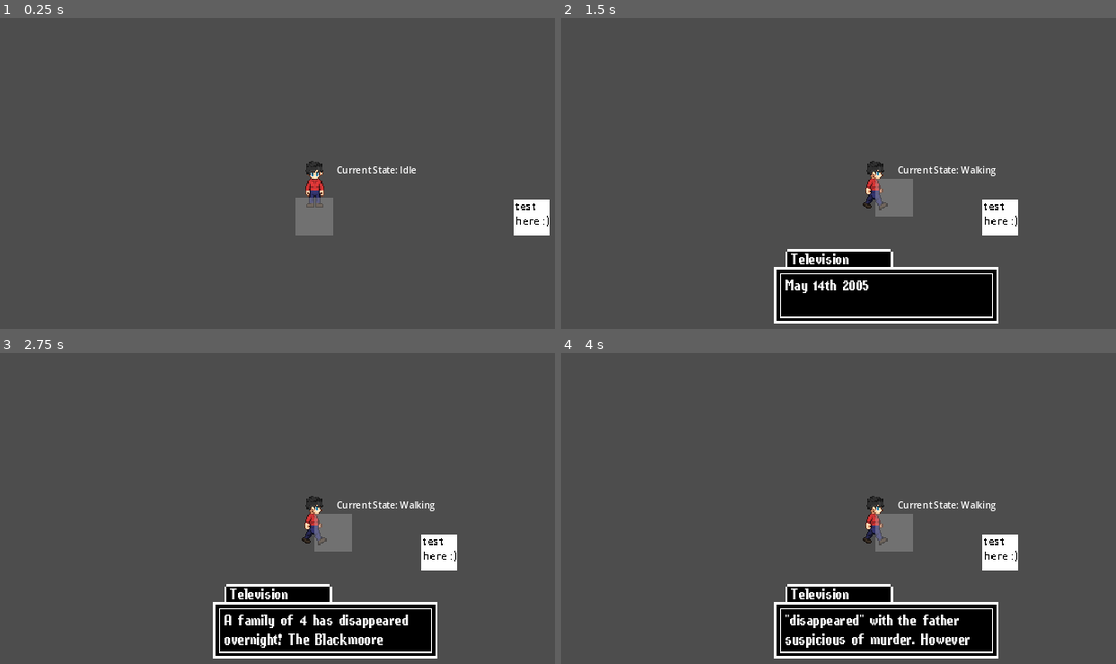
Above: before the commit, frames 1-4 (two rows, left to right).
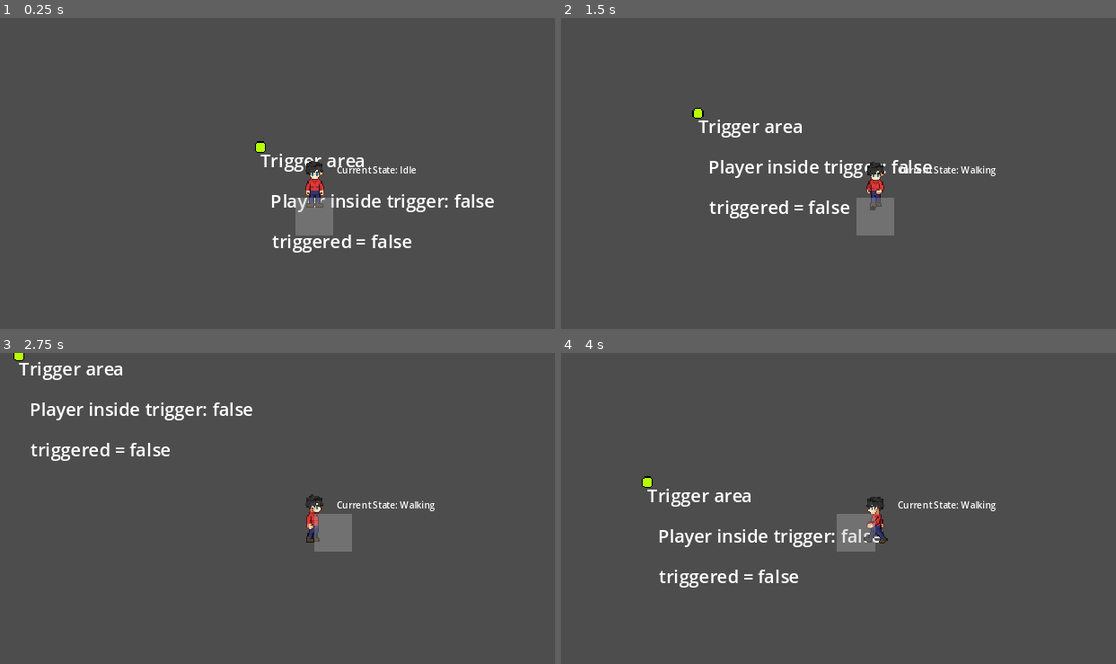
Above: after the commit, the same moments.

Repository: aeroldd/from-the-dead-game-jam
Game: Godot game, scene res://scenes/world.tscn
The game is run twice, just before and just after one commit, with the same random seed, the same clock (stepped at 60 frames per second) and the same inputs.
Inputs (mouse positions are in pixels of both pictures, inside the frame that each line leads up to):
- Up to frame 1 (0.25 s): no input
- Up to frame 2 (1.5 s): tap Enter at 0.5 s; move the mouse to (1032, 179) at 0.52 s; hold D (right) 0.53-1.28 s; hold Space (interact) 0.53-1.28 s; click (1032, 179) at 0.67 s; move the mouse to (733, 217) at 1.27 s; hold S (down) from 1.28 s (still down); tap Space (interact) at 1.35 s
- Up to frame 3 (2.75 s): move the mouse to (388, 452) at 2.02 s; release S (down) at 2.03 s; hold D (right) from 2.03 s (still down); hold Space (interact) from 2.03 s (still down)
- Up to frame 4 (4 s): move the mouse to (838, 604) at 2.77 s; release D (right) at 2.78 s; release Space (interact) at 2.78 s; hold W (up) 2.78-3.53 s; tap Space (interact) at 2.85 s; click (838, 604) at 2.92 s; move the mouse to (1088, 586) at 3.52 s; hold A (left) from 3.53 s (still down); hold Space (interact) from 3.53 s (still down)

The runs differ from the first frame. In frame 1, 2.3% of the frame differs, in the area x 45-100%, y 39-76%; in frame 2, 12%; in frame 3, 11%; in frame 4, 12%, in the area x 14-83%, y 39-99%.

Commit message:
Aerold's 16th of May progress
Added
InteractableObjectResource which makes it easier to make interactable objects
Fixed bugs with the dialogue box and interacting
Expanded the dialogue system - added flags and conditional dialogue
Added some dialogue
Started the battle menu - to work on tomorrow
Thank you!!!

Diff:
--- /dev/null
+++ b/dialogue/ball/ball_1.tres
@@ -0,0 +1,21 @@
+[gd_resource type="Resource" script_class="Dialogue" load_steps=6 format=3 uid="uid://dagkap087iqbb"]
+
+[ext_resource type="Script" path="res://scripts/ConditionalDialogue.gd" id="1_bk5ph"]
+[ext_resource type="Script" path="res://scripts/Option.gd" id="1_pdpke"]
+[ext_resource type="Resource" uid="uid://c8rhwfabkqffm" path="res://dialogue/ball/ball_2.tres" id="2_0k4s7"]
+[ext_resource type="Script" path="res://scripts/Dialogue.gd" id="2_o3fx0"]
+
+[sub_resource type="Resource" id="Resource_vubh1"]
+script = ExtResource("1_bk5ph")
+conditions = Array[String](["interact_with_ball"])
+dialogue = ExtResource("2_0k4s7")
+
+[resource]
+script = ExtResource("2_o3fx0")
+raw_text = "A small ball. Looks very old."
+dialogue_id = 1
+speaker = "Ball"
+wait_time = 1.0
+conditional_dialogue = Array[ExtResource("1_bk5ph")]([SubResource("Resource_vubh1")])
+set_flags = Array[String](["interact_with_ball"])
+options = Array[ExtResource("1_pdpke")]([])
--- /dev/null
+++ b/dialogue/ball/ball_2.tres
@@ -0,0 +1,15 @@
+[gd_resource type="Resource" script_class="Dialogue" load_steps=4 format=3 uid="uid://c8rhwfabkqffm"]
+
+[ext_resource type="Script" path="res://scripts/ConditionalDialogue.gd" id="1_nqru0"]
+[ext_resource type="Script" path="res://scripts/Option.gd" id="2_sjj8h"]
+[ext_resource type="Script" path="res://scripts/Dialogue.gd" id="3_ka3it"]
+
+[resource]
+script = ExtResource("3_ka3it")
+raw_text = "Hey... you interacted with me before..."
+dialogue_id = 0
+speaker = "Ball AGAIN!"
+wait_time = 1.0
+conditional_dialogue = Array[ExtResource("1_nqru0")]([])
+set_flags = Array[String]([])
+options = Array[ExtResource("2_sjj8h")]([])
--- a/dialogue/dialogue_test.tres
+++ b/dialogue/dialogue_test.tres
@@ -6,7 +6,9 @@
 [resource]
 script = ExtResource("1_0s8qa")
 raw_text = "Ohio judo samurai"
-dialogue_id = 0
+dialogue_id = 1
 speaker = "Test resource???"
 wait_time = 1.0
+conditions = Array[String]([])
+set_flags = Array[String]([])
 options = Array[ExtResource("1_q4lvq")]([])
--- a/dialogue/intro/police_man_3.tres
+++ b/dialogue/intro/police_man_3.tres
@@ -6,10 +6,14 @@
 [sub_resource type="Resource" id="Resource_u8t0h"]
 script = ExtResource("1_fbyy7")
 option_name = "Yes!"
+conditions = Array[String]([])
+set_flags = Array[String]([])
 
 [sub_resource type="Resource" id="Resource_th7cl"]
 script = ExtResource("1_fbyy7")
 option_name = "Freak no!"
+conditions = Array[String]([])
+set_flags = Array[String]([])
 
 [resource]
 script = ExtResource("2_6xwpq")
@@ -17,4 +21,6 @@
 dialogue_id = 3
 speaker = "Police man"
 wait_time = 1.0
+conditions = Array[String]([])
+set_flags = Array[String]([])
 options = Array[ExtResource("1_fbyy7")]([SubResource("Resource_u8t0h"), SubResource("Resource_th7cl")])
--- a/dialogue/intro/radio_2.tres
+++ b/dialogue/intro/radio_2.tres
@@ -7,3 +7,7 @@
 raw_text = "... BRRRR ...... BUZZZZ \\n Is this thing even on? \\n Aerold. Aerold... Aerold. Is this thing on? \\n The van must have arrived at the Blackmoore Manor. \\n Come on! Pick UP!"
 dialogue_id = 2
 speaker = "RADIO"
+wait_time = null
+conditions = Array[String](["talked_to_ball"])
+set_flags = Array[String](["talked_to_ball"])
+options = null
--- /dev/null
+++ b/interactable objects/ball.tres
@@ -0,0 +1,11 @@
+[gd_resource type="Resource" script_class="InteractableObjectResource" load_steps=4 format=3 uid="uid://b4nmtrn4gd7a1"]
+
+[ext_resource type="Script" path="res://scripts/InteractableObjectResource.gd" id="1_bfng3"]
+[ext_resource type="Resource" uid="uid://dagkap087iqbb" path="res://dialogue/ball/ball_1.tres" id="1_ea5xv"]
+[ext_resource type="Texture2D" uid="uid://doa33jftb87cv" path="res://textures/ball.png" id="3_pu2q1"]
+
+[resource]
+script = ExtResource("1_bfng3")
+dialogue = ExtResource("1_ea5xv")
+sprite = ExtResource("3_pu2q1")
+collision_box = Rect2(0, 0, 10, 10)
--- /dev/null
+++ b/interactable objects/dog_bed.tres
@@ -0,0 +1,7 @@
+[gd_resource type="Resource" script_class="InteractableObjectResource" load_steps=2 format=3 uid="uid://d0eaypxerrur5"]
+
+[ext_resource type="Script" path="res://scripts/InteractableObjectResource.gd" id="1_uc1vv"]
+
+[resource]
+script = ExtResource("1_uc1vv")
+collision_box = Rect2(0, 0, 0, 0)
--- a/project.godot
+++ b/project.godot
@@ -58,6 +58,7 @@
 interact={
 "deadzone": 0.5,
 "events": [Object(InputEventKey,"resource_local_to_scene":false,"resource_name":"","device":-1,"window_id":0,"alt_press …(191 unchanged characters)…
+, Object(InputEventKey,"resource_local_to_scene":false,"resource_name":"","device":-1,"window_id":0,"alt_pressed":false,"shift_pressed":false,"ctrl_pressed":false,"meta_pressed":false,"pressed":false,"keycode":0,"physical_keycode":69,"key_label":0,"unicode":101,"location":0,"echo":false,"script":null)
 ]
 }
 
--- /dev/null
+++ b/scenes/flag_debug.gd
@@ -0,0 +1,4 @@
+extends Label
+
+func _process(d):
+	text = str(GameState.flags)
--- /dev/null
+++ b/scenes/interactable_object.gd
@@ -0,0 +1,14 @@
+extends CharacterBody2D
+
+@onready var sprite = $Sprite2D
+@onready var collision = $CollisionShape2D
+@onready var dialogue_event = $InteractArea/TriggerArea/DialogueEvent
+
+@export var data: InteractableObjectResource
+
+func _ready() -> void:
+	sprite.texture = data.sprite
+	collision.shape = RectangleShape2D.new()
+	collision.shape.extents = data.collision_box.size/2
+
+	dialogue_event.dialogue = data.dialogue
--- /dev/null
+++ b/scenes/interactable_object.tscn
@@ -0,0 +1,29 @@
+[gd_scene load_steps=6 format=3 uid="uid://bjokg5crtxtyi"]
+
+[ext_resource type="PackedScene" uid="uid://hkqf6u8cpgaq" path="res://scenes/interact_area.tscn" id="1_bx5hg"]
+[ext_resource type="Script" path="res://scenes/interactable_object.gd" id="1_x4s1u"]
+[ext_resource type="Resource" uid="uid://b4nmtrn4gd7a1" path="res://interactable objects/ball.tres" id="2_n8i7r"]
+
+[sub_resource type="RectangleShape2D" id="RectangleShape2D_byb23"]
+size = Vector2(35, 35)
+
+[sub_resource type="CircleShape2D" id="CircleShape2D_tciqx"]
+radius = 6.08276
+
+[node name="InteractableObject" type="CharacterBody2D"]
+script = ExtResource("1_x4s1u")
+data = ExtResource("2_n8i7r")
+
+[node name="Sprite2D" type="Sprite2D" parent="."]
+
+[node name="InteractArea" parent="." instance=ExtResource("1_bx5hg")]
+
+[node name="CollisionShape2D" parent="InteractArea/TriggerArea" index="0"]
+shape = SubResource("RectangleShape2D_byb23")
+
+[node name="CollisionShape2D" type="CollisionShape2D" parent="."]
+shape = SubResource("CircleShape2D_tciqx")
+
+[editable path="InteractArea"]
+[editable path="InteractArea/TriggerArea"]
+[editable path="InteractArea/TriggerArea/DialogueEvent"]
--- a/scenes/player.gd
+++ b/scenes/player.gd
@@ -8,7 +8,7 @@
 
 # Node references
 @onready var animated_sprite = $AnimatedSprite2D
-@onready var interaction_area = $Area2D
+@onready var interaction_area = $Hitbox
 @onready var state_label = $StateLabel  # Reference the existing StateLabel node
 
 # State variables
--- a/scenes/player.tscn
+++ b/scenes/player.tscn
@@ -190,17 +190,17 @@
 [node name="AnimatedSprite2D" type="AnimatedSprite2D" parent="."]
 position = Vector2(0, -20)
 sprite_frames = SubResource("SpriteFrames_8eu04")
-animation = &"idle_down"
-
-[node name="Area2D" type="Area2D" parent="."]
+animation = &"walk_down"
+
+[node name="Hitbox" type="Area2D" parent="."]
 collision_layer = 2
-collision_mask = 2
-
-[node name="CollisionShape2D" type="CollisionShape2D" parent="Area2D"]
+collision_mask = 0
+
+[node name="CollisionShape2D" type="CollisionShape2D" parent="Hitbox"]
 position = Vector2(0, 17)
 shape = SubResource("RectangleShape2D_b1ct4")
 
-[node name="ColorRect" type="ColorRect" parent="Area2D"]
+[node name="ColorRect" type="ColorRect" parent="Hitbox"]
 offset_left = -17.0
 offset_right = 17.0
 offset_bottom = 34.0
--- a/scenes/trigger_area.tscn
+++ b/scenes/trigger_area.tscn
@@ -1,14 +1,35 @@
-[gd_scene load_steps=2 format=3 uid="uid://x56nhms7p4tf"]
+[gd_scene load_steps=3 format=3 uid="uid://x56nhms7p4tf"]
 
 [ext_resource type="Script" path="res://trigger_area.gd" id="1_aj0la"]
 
+[sub_resource type="RectangleShape2D" id="RectangleShape2D_n5xwq"]
+
 [node name="TriggerArea" type="Area2D"]
-process_mode = 3
 collision_layer = 0
 collision_mask = 2
 script = ExtResource("1_aj0la")
 
 [node name="CollisionShape2D" type="CollisionShape2D" parent="."]
+shape = SubResource("RectangleShape2D_n5xwq")
+
+[node name="Label" type="Label" parent="."]
+offset_right = 40.0
+offset_bottom = 23.0
+text = "Trigger area"
+
+[node name="StateLabel" type="Label" parent="."]
+offset_left = 9.0
+offset_top = 36.0
+offset_right = 49.0
+offset_bottom = 59.0
+text = "State:"
+
+[node name="Triggered" type="Label" parent="."]
+offset_left = 10.0
+offset_top = 72.0
+offset_right = 50.0
+offset_bottom = 95.0
+text = "Triggered: "
 
 [connection signal="body_entered" from="." to="." method="_on_body_entered"]
 [connection signal="body_exited" from="." to="." method="_on_body_exited"]
--- a/scenes/world.tscn
+++ b/scenes/world.tscn
@@ -1,17 +1,10 @@
-[gd_scene load_steps=11 format=3 uid="uid://y5dg83uyrs23"]
+[gd_scene load_steps=6 format=3 uid="uid://y5dg83uyrs23"]
 
 [ext_resource type="PackedScene" uid="uid://cysf0lorudaq4" path="res://scenes/player.tscn" id="1_2mlbj"]
-[ext_resource type="PackedScene" uid="uid://hkqf6u8cpgaq" path="res://scenes/interact_area.tscn" id="2_gl0lf"]
-[ext_resource type="Resource" uid="uid://s882lmy46xoo" path="res://dialogue/dialogue_test.tres" id="3_78at1"]
 [ext_resource type="PackedScene" uid="uid://ba8dedrg1j0w" path="res://ui/dialogue_box.tscn" id="3_u3agk"]
-[ext_resource type="Texture2D" uid="uid://bf6x0tloyr4gy" path="res://textures/test_interactable.png" id="3_wg475"]
-[ext_resource type="PackedScene" uid="uid://x56nhms7p4tf" path="res://scenes/trigger_area.tscn" id="5_2ikmh"]
-[ext_resource type="PackedScene" uid="uid://cdbsihr504632" path="res://scenes/dialogue_event.tscn" id="6_jaxxj"]
-[ext_resource type="Resource" uid="uid://cnxtikvp4sr50" path="res://dialogue/intro/newspaper_1.tres" id="8_4y7rf"]
-
-[sub_resource type="RectangleShape2D" id="RectangleShape2D_8dfxt"]
-
-[sub_resource type="RectangleShape2D" id="RectangleShape2D_fj84a"]
+[ext_resource type="PackedScene" uid="uid://bjokg5crtxtyi" path="res://scenes/interactable_object.tscn" id="9_7t50k"]
+[ext_resource type="Texture2D" uid="uid://doa33jftb87cv" path="res://textures/ball.png" id="10_m5ii3"]
+[ext_resource type="Resource" uid="uid://dagkap087iqbb" path="res://dialogue/ball/ball_1.tres" id="11_ssd2m"]
 
 [node name="world" type="Node2D"]
 
@@ -22,40 +15,20 @@
 
 [node name="Camera2D" type="Camera2D" parent="Player"]
 
-[node name="InteractArea2" parent="." instance=ExtResource("2_gl0lf")]
-position = Vector2(242, 63)
+[node name="InteractableObject" parent="." instance=ExtResource("9_7t50k")]
 
-[node name="CollisionShape2D" parent="InteractArea2/TriggerArea" index="0"]
-shape = SubResource("RectangleShape2D_8dfxt")
+[node name="Sprite2D" parent="InteractableObject" index="0"]
+texture = ExtResource("10_m5ii3")
 
-[node name="DialogueEvent" parent="InteractArea2/TriggerArea" index="1"]
-dialogue = ExtResource("3_78at1")
+[node name="DialogueEvent" parent="InteractableObject/InteractArea/TriggerArea" index="4"]
+dialogue = ExtResource("11_ssd2m")
 
-[node name="Sprite2D" type="Sprite2D" parent="InteractArea2"]
-texture = ExtResource("3_wg475")
+[node name="DialogueBox" parent="." instance=ExtResource("3_u3agk")]
+process_mode = 3
+metadata/_edit_use_anchors_ = true
 
-[node name="CanvasLayer" type="CanvasLayer" parent="."]
-process_mode = 3
-
-[node name="DialogueBox" parent="CanvasLayer" instance=ExtResource("3_u3agk")]
-process_mode = 3
-offset_left = 229.0
-offset_top = 206.0
-offset_right = 229.0
-offset_bottom = 206.0
-
-[node name="TriggerArea" parent="." node_paths=PackedStringArray("event") instance=ExtResource("5_2ikmh")]
-event = NodePath("DialogueEvent")
-
-[node name="CollisionShape2D" parent="TriggerArea" index="0"]
-position = Vector2(153, 57)
-shape = SubResource("RectangleShape2D_fj84a")
-
-[node name="DialogueEvent" parent="TriggerArea" instance=ExtResource("6_jaxxj")]
-dialogue = ExtResource("8_4y7rf")
-
-[editable path="InteractArea2"]
-[editable path="InteractArea2/TriggerArea"]
-[editable path="InteractArea2/TriggerArea/DialogueEvent"]
-[editable path="TriggerArea"]
-[editable path="TriggerArea/DialogueEvent"]
+[editable path="InteractableObject"]
+[editable path="InteractableObject/InteractArea"]
+[editable path="InteractableObject/InteractArea/TriggerArea"]
+[editable path="InteractableObject/InteractArea/TriggerArea/DialogueEvent"]
+[editable path="DialogueBox"]
--- /dev/null
+++ b/scenes/world_2.tscn
@@ -0,0 +1,38 @@
+[gd_scene load_steps=8 format=3 uid="uid://cj75ydd44t0fm"]
+
+[ext_resource type="PackedScene" uid="uid://cysf0lorudaq4" path="res://scenes/player.tscn" id="1_x4135"]
+[ext_resource type="PackedScene" uid="uid://x56nhms7p4tf" path="res://scenes/trigger_area.tscn" id="2_ov1ty"]
+[ext_resource type="PackedScene" uid="uid://cdbsihr504632" path="res://scenes/dialogue_event.tscn" id="3_q1nir"]
+[ext_resource type="Resource" uid="uid://dagkap087iqbb" path="res://dialogue/ball/ball_1.tres" id="4_aeo7f"]
+[ext_resource type="Texture2D" uid="uid://doa33jftb87cv" path="res://textures/ball.png" id="5_eyghk"]
+[ext_resource type="PackedScene" uid="uid://ba8dedrg1j0w" path="res://ui/dialogue_box.tscn" id="6_bivpd"]
+
+[sub_resource type="CircleShape2D" id="CircleShape2D_ekogv"]
+radius = 38.3275
+
+[node name="world2" type="Node2D"]
+
+[node name="Player" parent="." instance=ExtResource("1_x4135")]
+
+[node name="Hitbox" parent="Player" index="2"]
+collision_mask = 2
+
+[node name="TriggerArea" parent="." node_paths=PackedStringArray("event") instance=ExtResource("2_ov1ty")]
+process_mode = 0
+z_index = -1
+position = Vector2(100, 100)
+event = NodePath("DialogueEvent")
+
+[node name="CollisionShape2D" parent="TriggerArea" index="0"]
+shape = SubResource("CircleShape2D_ekogv")
+
+[node name="DialogueEvent" parent="TriggerArea" instance=ExtResource("3_q1nir")]
+dialogue = ExtResource("4_aeo7f")
+
+[node name="Sprite2D" type="Sprite2D" parent="TriggerArea"]
+texture = ExtResource("5_eyghk")
+
+[node name="GUI" parent="." instance=ExtResource("6_bivpd")]
+
+[editable path="Player"]
+[editable path="TriggerArea"]
--- /dev/null
+++ b/scripts/ConditionalDialogue.gd
@@ -0,0 +1,6 @@
+extends Resource
+
+class_name ConditionalDialogue
+
+@export var conditions: Array[String] = []
+@export var dialogue: Dialogue
--- a/scripts/Dialogue.gd
+++ b/scripts/Dialogue.gd
@@ -12,6 +12,9 @@
 @export var next_dialogue: Resource
 
 @export var wait_time: float = 1
+
+@export var conditional_dialogue: Array[ConditionalDialogue]
+@export var set_flags: Array[String] # The flags that are going to be set after playing the dialogue
 
 @export var options: Array[Option]
 
--- a/scripts/GameState.gd
+++ b/scripts/GameState.gd
@@ -1,3 +1,13 @@
 extends Node
 
 var dialogue_active = false
+
+# In game flags which affect the game
+
+var flags = {}
+
+func set_flag(flag_name: String, value: bool = true):
+	flags[flag_name] = value
+
+func has_flag(flag_name: String) -> bool:
+	return flags.get(flag_name, false)
--- /dev/null
+++ b/scripts/InteractableObjectResource.gd
@@ -0,0 +1,6 @@
+extends Resource
+class_name InteractableObjectResource
+
+@export var dialogue: Dialogue
+@export var sprite: Texture2D
+@export var collision_box: Rect2
--- a/scripts/Option.gd
+++ b/scripts/Option.gd
@@ -3,4 +3,7 @@
 class_name Option
 
 @export var option_name: String
-@export var dialogue: Dialogue
+@export var dialogue: Dialogue # The dialogue that will play after selecting this option. Set to null if there is no more dialogue after it
+
+@export var conditions: Array[String] # Flags which are needed for this flag to be active
+@export var set_flags: Array[String] # Flags that will be set after running the dialogue
--- a/scripts/dialogue_box.gd
+++ b/scripts/dialogue_box.gd
@@ -16,6 +16,8 @@
 
 @onready var options_menu = $Options
 
+var just_started
+
 func _ready():
 	visible = false
 	text_label.text = ""
@@ -30,6 +32,7 @@
 func next_line():
 	if current_text.size() > 0:
 		show_text()
+		print("showing text")
 	else:
 		finish()
 
@@ -44,23 +47,40 @@
 	SignalBus.emit_signal("dialogue_finished", dialogue)
 
 func show_dialogue(dialogue: Dialogue):
+	# Starting the new dialogue
 	if not in_progress:
-		current_text = dialogue.text.duplicate()
+		# Just started flag set to add a one frame buffer between interacting with objects or events triggering and the skip dialogue option
+		just_started = true
+
+		# Determine what dialogue to use based on the conditions
+		self.dialogue = get_correct_dialogue(dialogue)
+
+		# Copy the text from the dialogue object in an array which will be used to go slide by slide
+		current_text = self.dialogue.text.duplicate ()
+
+		# Make the dialogue box visible
 		visible = true
 		in_progress = true
 		GameState.dialogue_active = true
-		speaker_label.text = dialogue.speaker
-		self.dialogue = dialogue
 
-		# Display the menu options if the dialogue has options
-		if dialogue.options.size() != 0:
-			show_dialogue_options()
+		speaker_label.text = self.dialogue.speaker
 
+		# Defer reset of flag to next frame
+		await get_tree().process_frame
+		just_started = false
+
+		# Update GameState flags to add the new states which the dialogue sets
+		for flag in self.dialogue.set_flags:
+			GameState.set_flag(flag, true)
+
+
+	# Continuing the dialogue
 	if in_progress:
 		next_line()
 
 func _input(event):
-	if in_progress and event.is_action_pressed("interact"):
+	if in_progress and not just_started and event.is_action_pressed("interact"):
+		print("moved to next line")
 		next_line()
 
 func _on_timer_timeout() -> void:
@@ -76,10 +96,29 @@
 	else:
 		get_tree().paused = false
 
+	# Show dialogue options if there are dialogue options
+	# Display the menu options if the dialogue has options
+	if dialogue.options.size() != 0:
+		show_dialogue_options()
+
 func _on_wait_timeout() -> void:
 	if next_dialogue != null:
 		SignalBus.emit_signal("show_dialogue", next_dialogue)
 		next_dialogue = null
+
+# Conditional dialogue things
+# Returns the correct dialogue based on the flags. Else it will play the default dialogue
+func get_correct_dialogue(dialogue: Dialogue) -> Dialogue:
+
+	for conditionals in dialogue.conditional_dialogue:
+		var all_flags_true = true
+		for condition in conditionals.conditions:
+			if GameState.has_flag(condition):
+				continue
+			all_flags_true = false
+		if all_flags_true:
+			return conditionals.dialogue
+	return dialogue
 
 # Dialogue options menu related things
 
--- a/trigger_area.gd
+++ b/trigger_area.gd
@@ -6,9 +6,14 @@
 
 var player_inside_trigger = false
 
+@onready var state_label = $StateLabel
+@onready var other_lab = $Triggered
+
 @export var event: Event
 
+
 func _on_body_entered(body: Node2D) -> void:
+	print("HI")
 	if single_trigger and triggered:
 		player_inside_trigger = false
 		return
@@ -16,7 +21,7 @@
 	if not player_inside_trigger:
 		if not interact_trigger:
 			event.trigger()
-		triggered = true
+			triggered = true
 		player_inside_trigger = true
 
 func _on_body_exited(body: Node2D) -> void:
@@ -25,6 +30,7 @@
 	player_inside_trigger = false
 
 func _input(input_event):
+	#print("input pressed")
 
 	if GameState.dialogue_active:
 		#print("dialogue is active!!")
@@ -46,3 +52,9 @@
 		print("trigger!!!")
 		event.trigger()
 		triggered = true
+
+func update_state_label():
+	state_label.text = "Player inside trigger: " + str(player_inside_trigger)
+	other_lab.text = "triggered = " + str(triggered)
+func _process(d):
+	update_state_label()
--- a/ui/dialogue_box.tscn
+++ b/ui/dialogue_box.tscn
@@ -15,19 +15,16 @@
 default_font = ExtResource("4_susvq")
 default_font_size = 10
 
-[node name="GUI" type="Control"]
-layout_mode = 3
-anchors_preset = 0
-offset_right = 40.0
-offset_bottom = 40.0
+[node name="GUI" type="CanvasLayer"]
 
 [node name="DialogueBox" type="Control" parent="."]
 texture_filter = 1
-layout_mode = 1
+layout_mode = 3
 anchors_preset = 15
 anchor_right = 1.0
 anchor_bottom = 1.0
-offset_left = 1.0
+offset_left = 218.0
+offset_top = 196.0
 offset_right = 1.0
 grow_horizontal = 2
 grow_vertical = 2
Binary file added: textures/ball.png
Not shown, added: textures/ball.png.import
Binary file added: textures/black_background.png
Not shown, added: textures/black_background.png.import
Binary file added: textures/dog_bed.png
Not shown, added: textures/dog_bed.png.import
